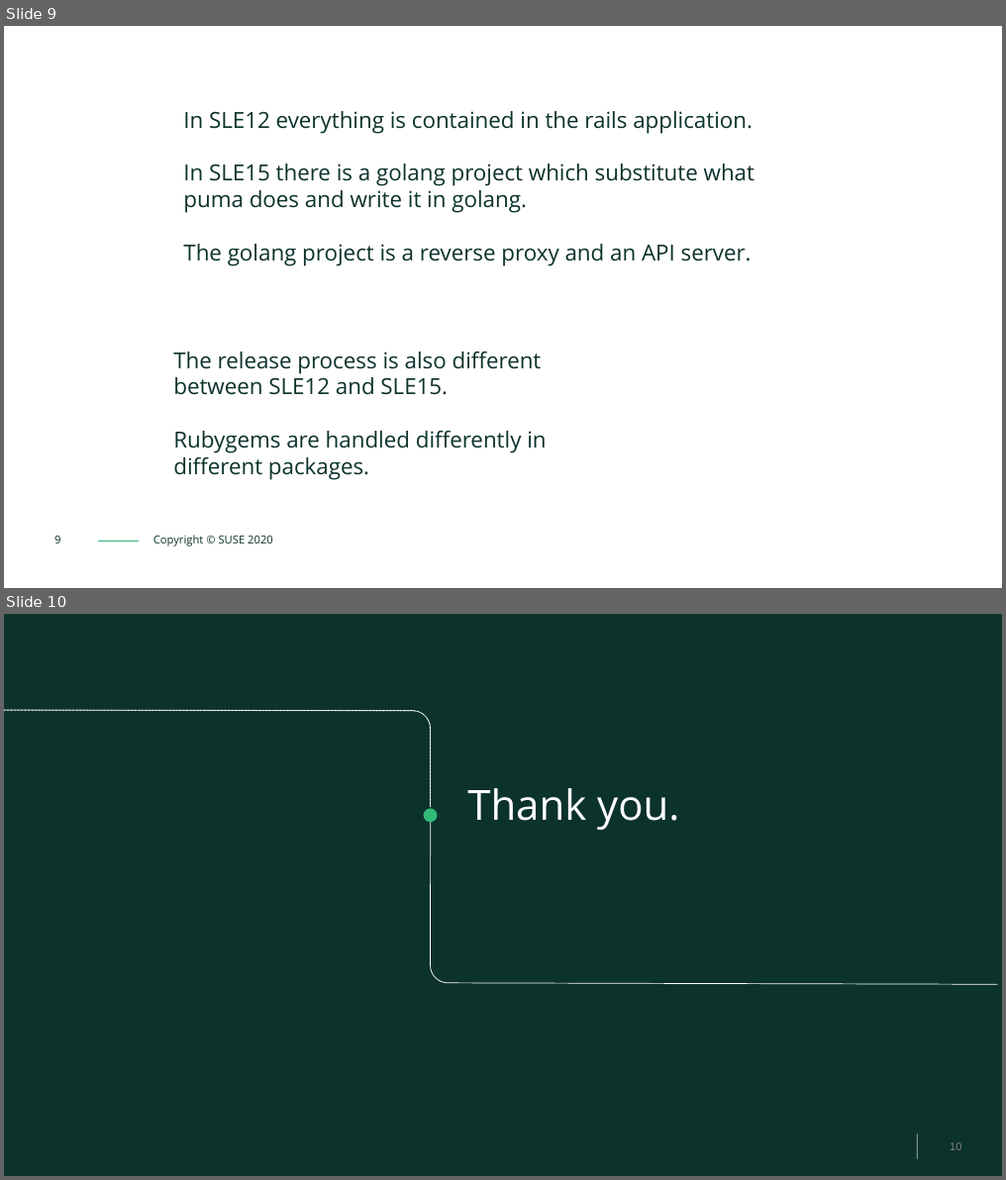
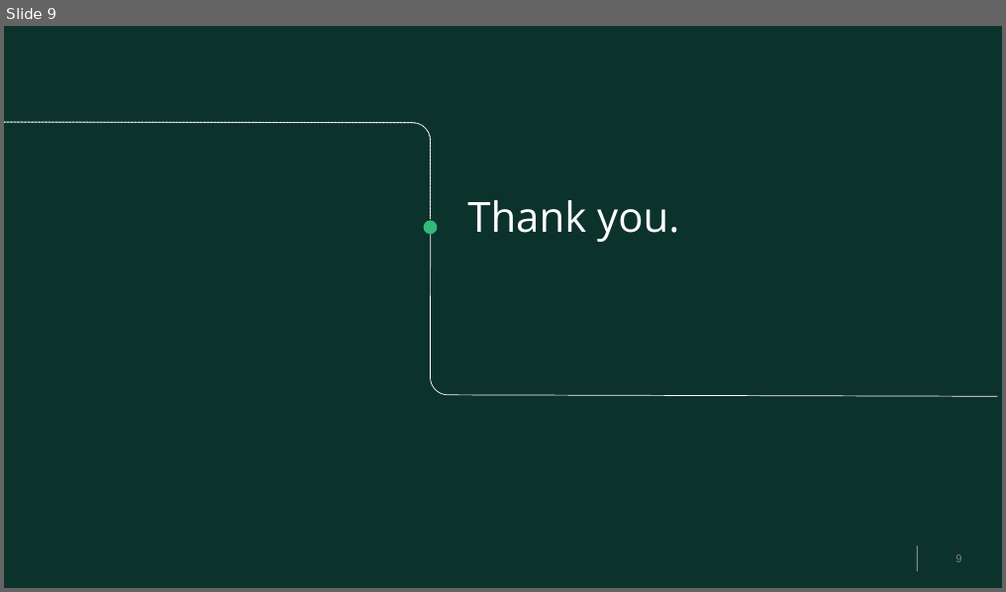
Before and after one commit to MalloZup/work-presentations, a slide deck: shap-presentations/hawk.odp. Shown one above the other, each under a label of ours: slides 9 and 10 before the commit, slide 9 after it. The pictures are 1006x1180 and 1006x592 pixels, drawn with LibreOffice and Linux fonts; fonts in the diff are those of the drawing; background and template pictures are left out. Boxes give left, top, right and bottom in pixels: in the first picture for what was removed or moved away, otherwise in the second. Text is boxed around its words. In the diff, an @@ line names an element or a change of style, - is before the commit and + after.

```diff
--- a/shap-presentations/hawk.odp
+++ b/shap-presentations/hawk.odp
@@ slide 9 removed at box(4, 26, 1002, 588), background #FFFFFF @@
@@ title removed at box(183, 111, 754, 267) @@
-In SLE12 everything is contained in the rails application.
-In SLE15 there is a golang project which substitute what puma does and write it in golang.
-The golang project is a reverse proxy and an API server.
@@ title removed at box(173, 352, 546, 480) @@
-The release process is also different between SLE12 and SLE15.
-Rubygems are handled differently in different packages.
@@ page number removed at box(54, 536, 60, 544) @@
-9
@@ line removed from (99, 541) to (138, 541) @@
@@ text removed at box(153, 535, 273, 547) @@
-Copyright © SUSE 2020
@@ what was slide 10 is now slide 9 @@
@@ page number at box(955, 555, 961, 563): text changed @@
-10
+9
```
Also in this commit, not shown: 4 slides changed, 2 slides added, 2 other slides removed, 3 other files.
